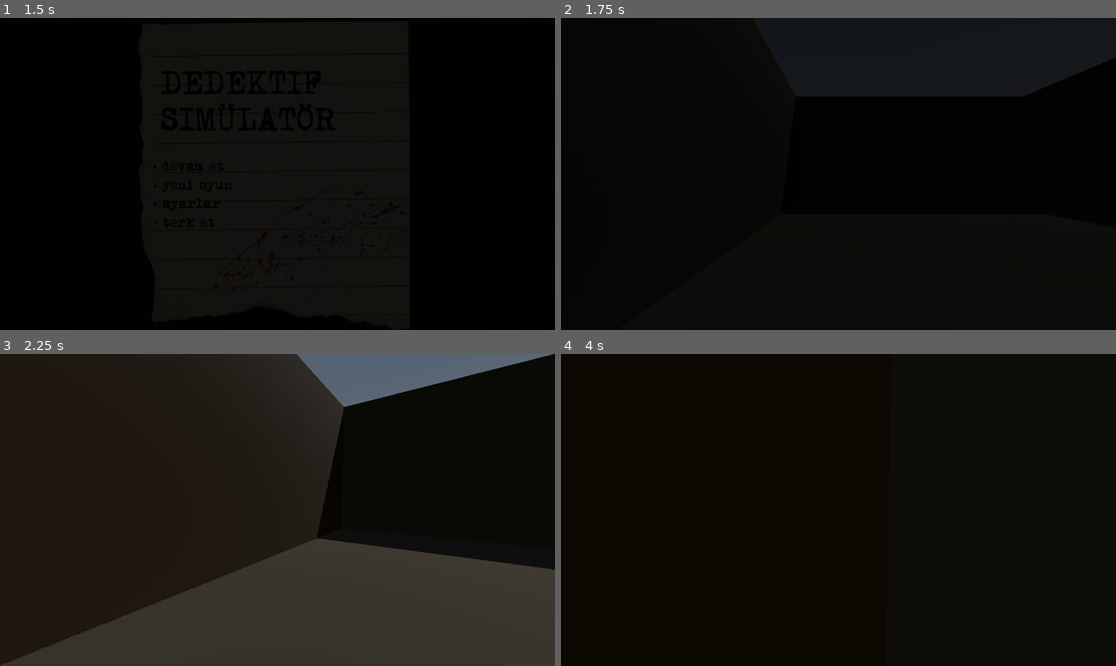
Above: before the commit, frames 1-4 (two rows, left to right).
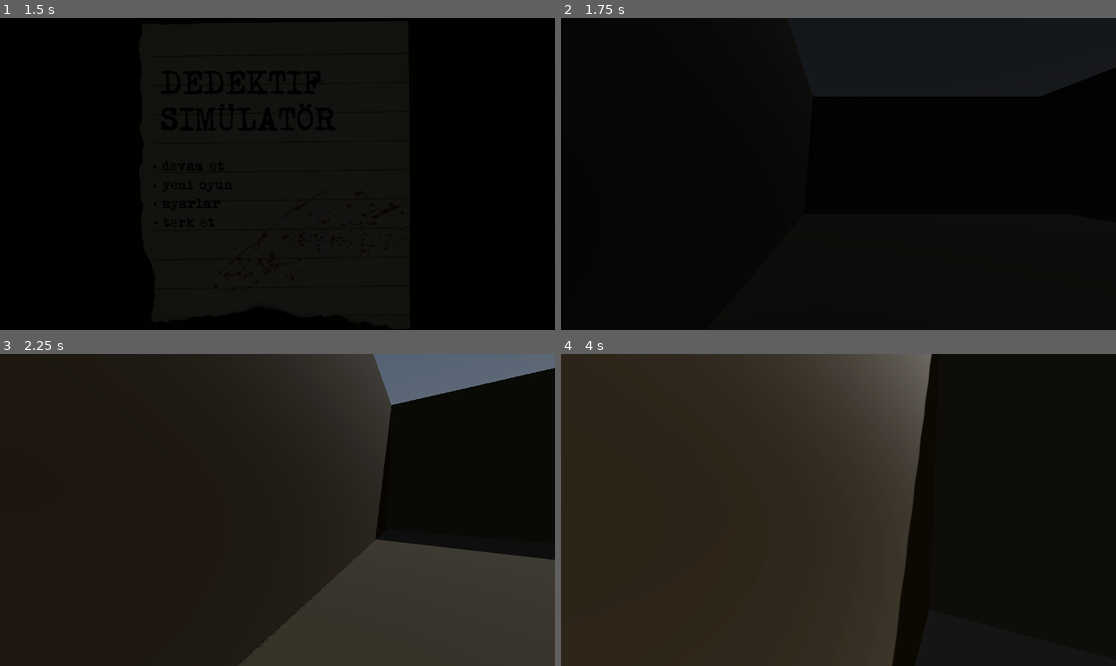
Above: after the commit, the same moments.

Repository: alperenozdnc/alnestan
Game: Godot game, scene res://scenes/main.tscn
Same seed, same stepped clock (60 frames per second), same inputs: the game is played once before the commit and once after it.
Inputs (mouse positions are in pixels of both pictures, inside the frame that each line leads up to):
- Up to frame 1 (1.5 s): click "devam et" at 0.5 s; tap Enter (ui_accept) at 1.25 s; move the mouse to (399, 158) at 1.27 s; hold D (move_right) from 1.28 s (still down); tap Shift (sprint) at 1.35 s; click (399, 158) at 1.42 s
- Up to frame 2 (1.75 s): keep holding D (move_right); tap Enter (ui_accept) at 1.52 s
- Up to frame 3 (2.25 s): move the mouse to (249, 510) at 2.02 s; release D (move_right) at 2.03 s; hold W (move_forward) from 2.03 s (still down); tap Shift (sprint) at 2.1 s
- Up to frame 4 (4 s): keep holding W (move_forward); tap Enter (ui_accept) at 2.27, 3.77 s; move the mouse to (849, 503) at 2.77 s; tap Shift (sprint) at 2.85, 3.6 s; move the mouse to (832, 516) at 3.52 s; click (832, 516) at 3.67 s

Frame 1 is identical in both runs. In frame 2, 0.4% of the frame differs, in the area x 83-100%, y 12-26%; in frame 3, 16%; in frame 4, 63%, in the area x 0-67%, y 0-100%.

Commit message:
refactor(game): make player freeze while animation is still playing

Diff:
--- a/source/scripts/player.gd
+++ b/source/scripts/player.gd
@@ -45,6 +45,9 @@
 		rotate_look(event.relative);
 
 	for i in range(InputMap.get_actions().size()):
+		if not can_move:
+			break;
+
 		var curr_action = InputMap.get_actions()[i];
 
 		if event.is_action(curr_action):
@@ -69,6 +72,8 @@
 
 
 func _physics_process(delta: float) -> void:
+	can_move = alnestan.transitioner.is_hidden();
+
 	if has_gravity:
 		if not is_on_floor():
 			velocity += get_gravity() * delta;
